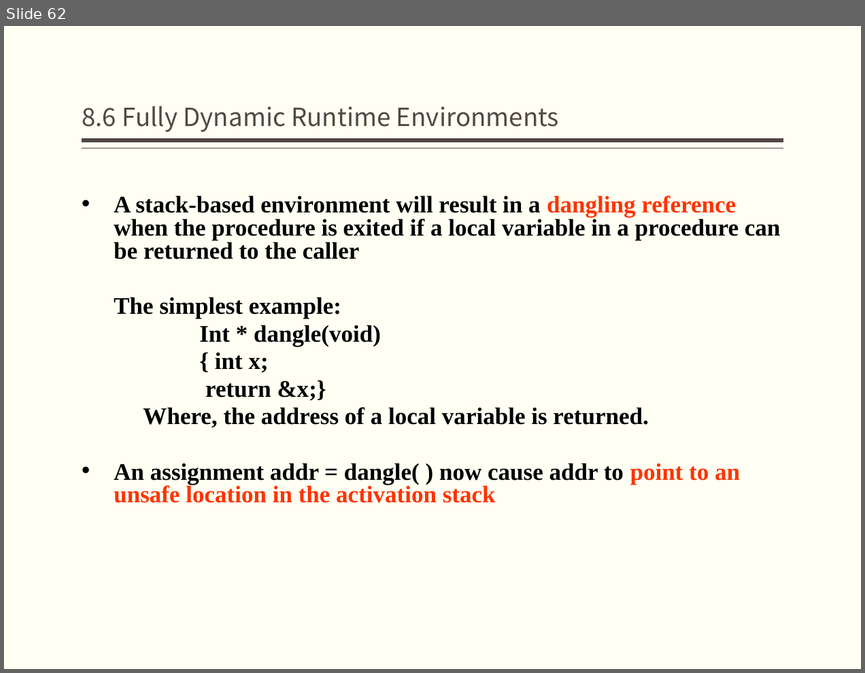
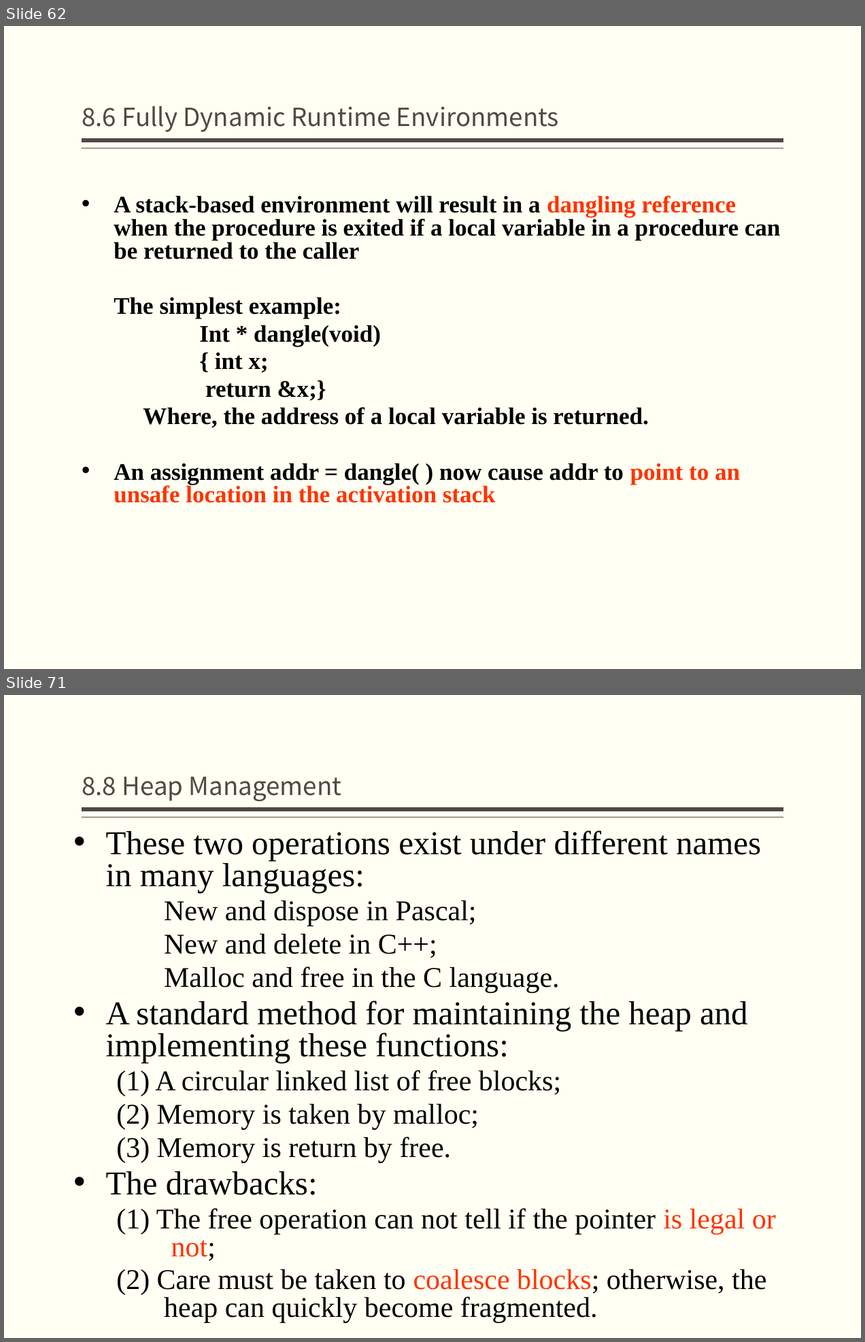
Before and after one commit to jz81/jz81.github.io, a slide deck: course/compiler/lecture/(Spring2020)Lecture8.pptx. Shown one above the other, each under a label of ours: slide 62 before the commit, slides 62 and 71 after it; the slides between them are not shown. The pictures are 865x673 and 865x1342 pixels, drawn with LibreOffice and Linux fonts; fonts in the diff are those of the drawing. Boxes give left, top, right and bottom in pixels: in the first picture for what was removed or moved away, otherwise in the second. Text is boxed around its words. In the diff, an @@ line names an element or a change of style, - is before the commit and + after.

```diff
--- a/course/compiler/lecture/(Spring2020)Lecture8.pptx
+++ b/course/compiler/lecture/(Spring2020)Lecture8.pptx
@@ slide 71 added at (4,695,861,1338), background #FFFFF3; not listed: 2 template elements that a slide beside it also shows @@
@@ title added at (82,777,342,801), 21 pt, text #514843 @@
+8.8 Heap Management
@@ text added at (106,830,776,1323), 24 pt, text #000000 @@
+• These two operations exist under different names in many languages:
+  New and dispose in Pascal;
+  New and delete in C++;
+  Malloc and free in the C language.
+• A standard method for maintaining the heap and implementing these functions:
+  (1) A circular linked list of free blocks;
+  (2) Memory is taken by malloc;
+  (3) Memory is return by free.
+• The drawbacks:
+  (1) The free operation can not tell if the pointer is legal or not;
+  (2) Care must be taken to coalesce blocks; otherwise, the heap can quickly become fragmented.
```
Also in this commit, not shown: 4 slides changed, 18 other slides added.
